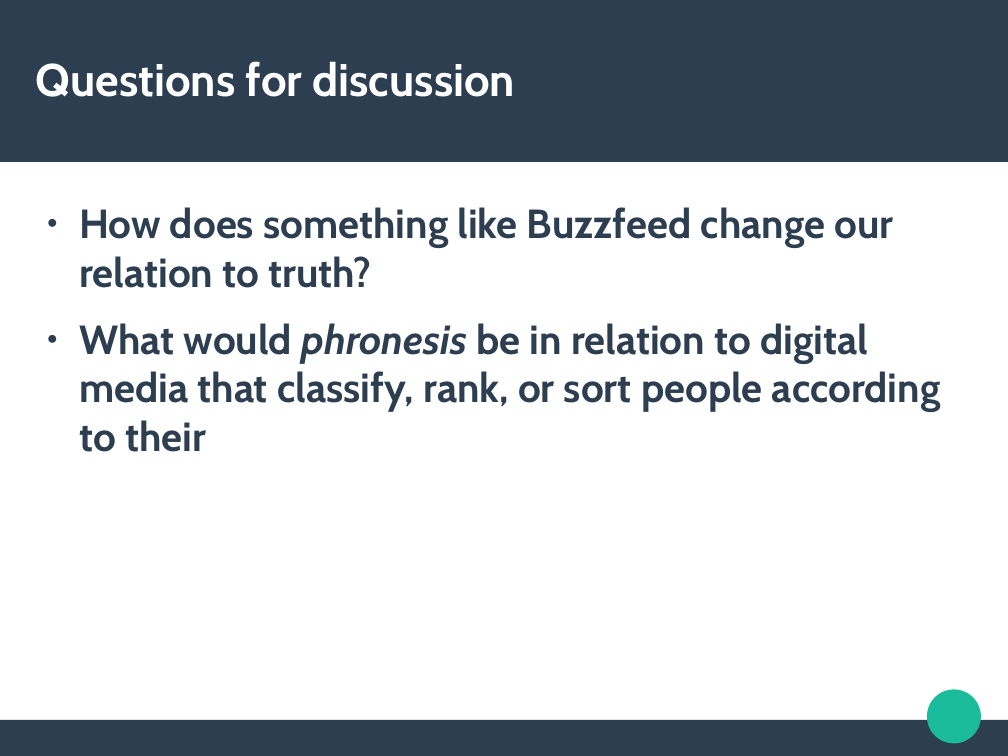
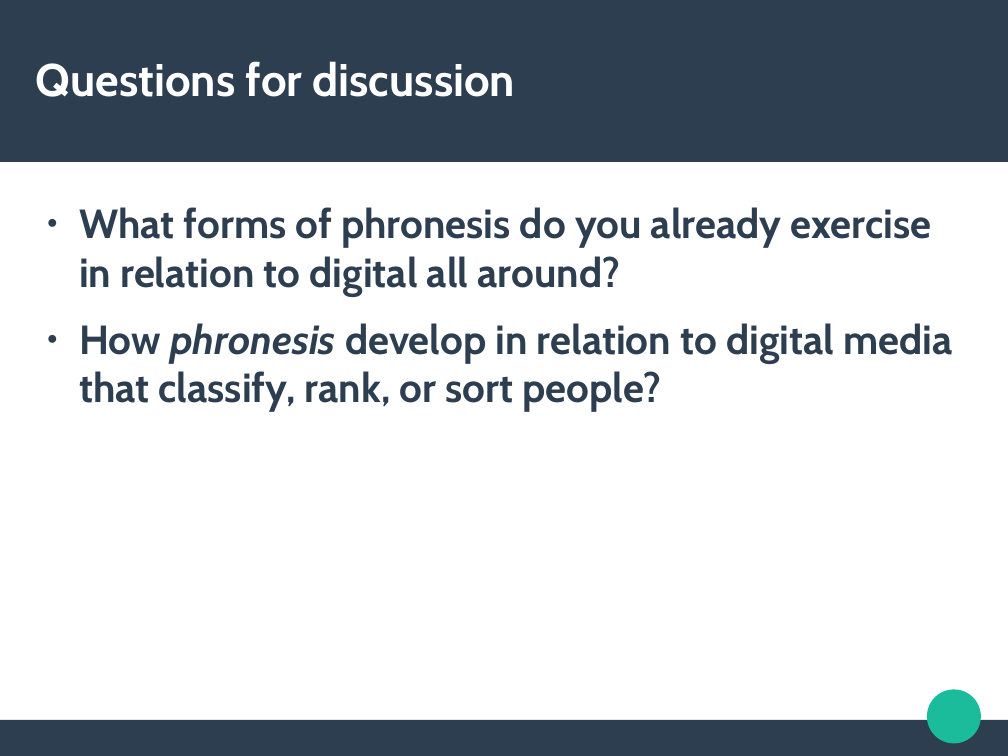
Before and after one commit to rian39/digital_ethics, a slide deck: slide 20 of digital_ethics_slides.odp. Drawn at 1008x756 pixels with LibreOffice and Linux fonts; fonts in the diff are those of the drawing. Boxes give left, top, right and bottom in pixels: in the first picture for what was removed or moved away, otherwise in the second. Text is boxed around its words. In the diff, an @@ line names an element or a change of style, - is before the commit and + after.

```diff
--- a/digital_ethics_slides.odp
+++ b/digital_ethics_slides.odp
@@ text at [79, 207, 952, 412]: text changed @@
-● How does something like Buzzfeed change our relation to truth?
-● What would phronesis be in relation to digital media that classify, rank, or sort people according to their
+● What forms of phronesis do you already exercise in relation to digital all around?
+● How phronesis develop in relation to digital media that classify, rank, or sort people?
```
Also in this commit, not shown: 6 other slides changed, 2 other files.
